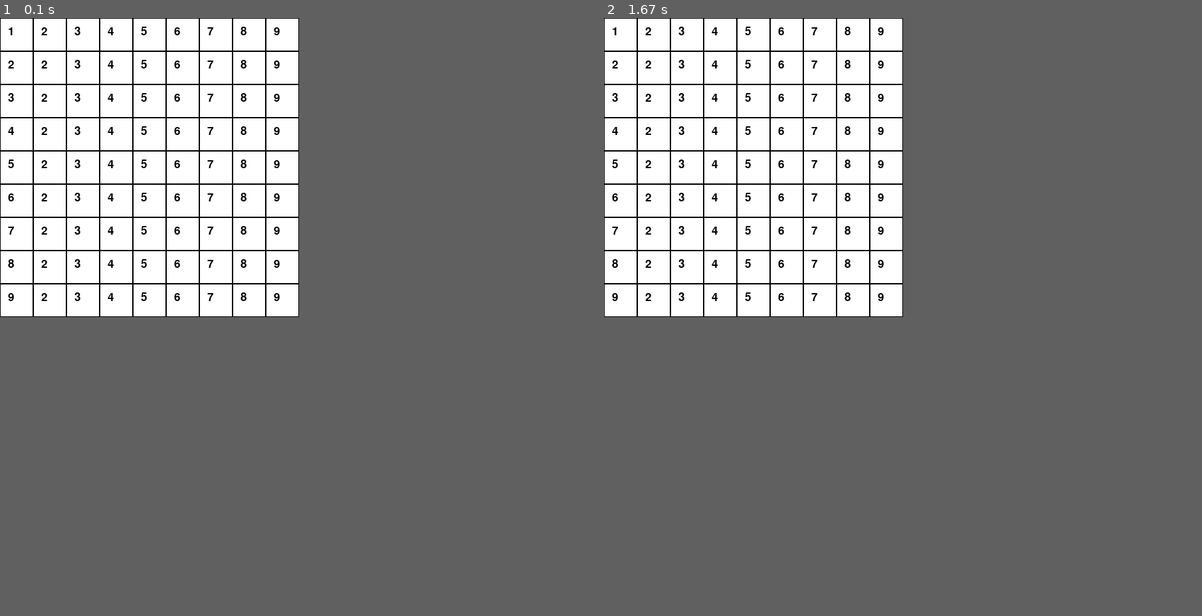
Above: before the commit, frames 1-2 (left to right).
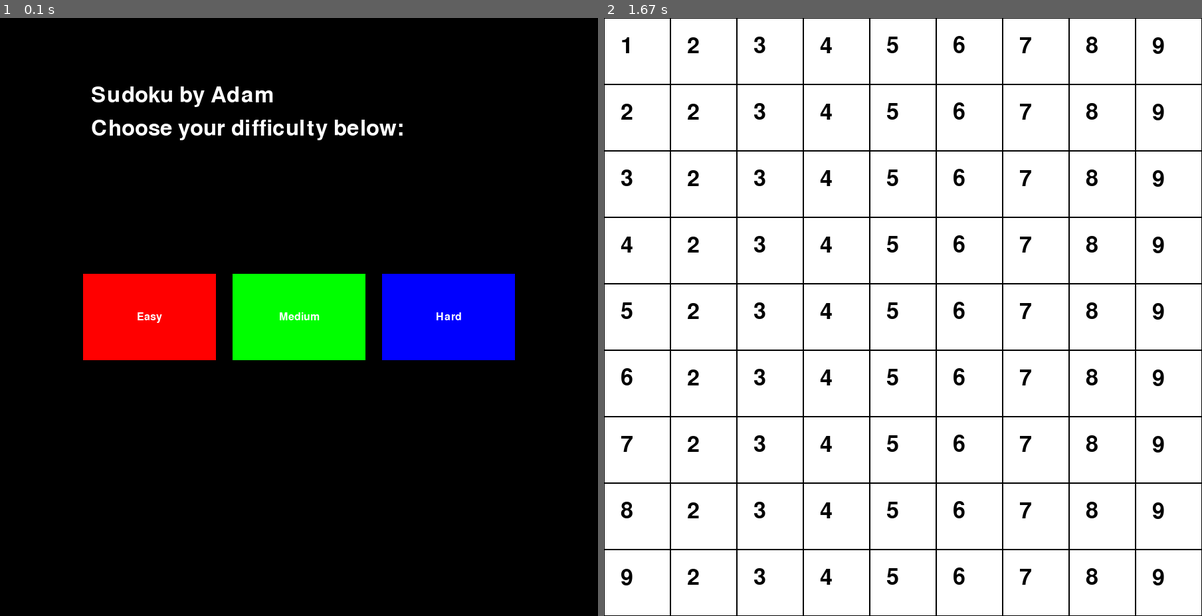
Above: after the commit, the same moments.

Repository: attiaa1/sudoku
Game: pygame game, started from sudoku.py
The game is run twice, just before and just after one commit, with the same random seed, the same clock (stepped at 60 frames per second) and the same inputs.
Inputs (mouse positions are in pixels of both pictures, inside the frame that each line leads up to):
- Up to frame 1 (0.1 s): no input
- Up to frame 2 (1.67 s): click (1094, 299) at 0.38 s
The window is 450x450 before the commit and 900x900 after it. Grey fills any space a smaller window leaves; there, only what the larger window draws over its background counts as a difference.

The runs differ from the first frame. In frame 1, 30% of the frame differs, in the area x 0-87%, y 0-58%; in frame 2, 7.1%.

Commit message:
added menu()

Diff:
--- /dev/null
+++ b/init_pygame.py
@@ -0,0 +1,12 @@
+import pygame
+
+pygame.init()
+pygame.font.init()
+
+# display settings
+window = pygame.display.set_mode((window_size,window_size))
+window.fill((0, 0, 0))
+pygame.display.set_caption("Sudoku")
+icon = pygame.image.load("imgs/rubiks_cube.png")
+pygame.display.set_icon(icon)
+pygame.display.flip()
--- a/sudoku.py
+++ b/sudoku.py
@@ -1,21 +1,10 @@
 import pygame
+import sys
 
 # constants
-window_size = 450
+window_size = 900
 grid_size = 9
 cell_size = window_size // grid_size
-
-
-pygame.init()
-pygame.font.init()
-
-# display settings
-window = pygame.display.set_mode((window_size,window_size))
-pygame.display.set_caption("Sudoku")
-icon = pygame.image.load("imgs/rubiks_cube.png")
-pygame.display.set_icon(icon)
-
-init_grid = False
 
 def main() -> None:
 
@@ -27,15 +16,70 @@
         for event in pygame.event.get():  # Get events from the queue
             if event.type == pygame.QUIT:
                 running = False
+                sys.exit("Shutting down...")
 
         init_grid()
-
-
 
         # Update the display
         #pygame.display.update()
 
     pygame.quit()
+
+def menu() -> str:
+    BUTTON_WIDTH, BUTTON_HEIGHT = 200, 130
+    WIDTH = HEIGHT = window_size
+
+    # buttons for each difficulty
+    button1 = pygame.Rect(WIDTH // 4 - BUTTON_WIDTH // 2, HEIGHT // 2 - BUTTON_HEIGHT // 2, BUTTON_WIDTH, BUTTON_HEIGHT)
+    button2 = pygame.Rect(WIDTH // 2 - BUTTON_WIDTH // 2, HEIGHT // 2 - BUTTON_HEIGHT // 2, BUTTON_WIDTH, BUTTON_HEIGHT)
+    button3 = pygame.Rect(3 * WIDTH // 4 - BUTTON_WIDTH // 2, HEIGHT // 2 - BUTTON_HEIGHT // 2, BUTTON_WIDTH, BUTTON_HEIGHT)
+
+    window.fill((0, 0, 0))
+    pygame.draw.rect(window, (255, 0, 0), button1)
+    pygame.draw.rect(window, (0, 255, 0), button2)
+    pygame.draw.rect(window, (0, 0, 255), button3)
+
+    font = pygame.font.Font(None,24)
+    # Draw the text on the buttons
+    text1 = font.render('Easy', True, (255,255,255))
+    text2 = font.render('Medium', True, (255,255,255))
+    text3 = font.render('Hard', True, (255,255,255))
+
+    font = pygame.font.Font(None,48)
+    text_title = font.render('Sudoku by Adam', True, (255,255,255))
+    text_msg = font.render('Choose your difficulty below:', True, (255,255,255))
+
+    window.blit(text_title, ((text_title.get_width() // 2), window_size // 9))
+    window.blit(text_msg, ((text_title.get_width() // 2), window_size // 6))
+
+    window.blit(text1, (button1.x + button1.width // 2 - text1.get_width() // 2, button1.y + button1.height // 2 - text1.get_height() // 2))
+    window.blit(text2, (button2.x + button2.width // 2 - text2.get_width() // 2, button2.y + button2.height // 2 - text2.get_height() // 2))
+    window.blit(text3, (button3.x + button3.width // 2 - text3.get_width() // 2, button3.y + button3.height // 2 - text3.get_height() // 2))
+
+    pygame.display.update()
+
+    difficulty = None
+    while difficulty is None:
+        # checking events
+        for event in pygame.event.get():
+            if event.type == pygame.MOUSEBUTTONDOWN:
+                if button1.collidepoint(event.pos):
+                    difficulty = "easy"
+                    break
+                if button2.collidepoint(event.pos):
+                    difficulty = "medium"
+                    break
+                if button3.collidepoint(event.pos):
+                    difficulty = "hard"
+                    break
+
+            if event.type == pygame.QUIT:
+                sys.exit("Shutting Down")
+
+    pygame.display.update()
+
+    print(f"Chosen difficulty is: {difficulty}")
+    return difficulty
 
 def generate_grid():
     grid = [
@@ -68,7 +112,25 @@
 
     pygame.display.update()
 
+def user_input(default_grid) -> None:
 
+    for event in pygame.event.get():
+        if event.type == pygame.MOUSEBUTTONDOWN:
+            mouse_x, mouse_y = pygame.mouse.get_pos()
+            selected_row = mouse_y // cell_size
+            selected_col = mouse_x // cell_size
+
+
+    for event in pygame.event.get():
+        if event.type == pygame.KEYDOWN:
+            try:
+                num = int(event.unicode)
+                if not 1 <= num <= 9:
+                    raise ValueError("Please enter a number between 1 and 9")
+                default_grid[selected_row][selected_col] = num
+
+            except Exception as e:
+                print(repr(e))
 
 def draw_cell(row, column, num) -> None:
     font = pygame.font.Font(None,int(cell_size/2))
@@ -97,6 +159,7 @@
 
     return True
 
+
 def init_grid() -> None:
     window.fill((255,255,255))
     # Draw the grid
@@ -108,7 +171,18 @@
     new_grid = generate_grid()
     draw_board(new_grid)
 
+if __name__ == "__main__":
 
+    pygame.init()
+    pygame.font.init()
 
-if __name__ == "__main__":
+    # display settings
+    window = pygame.display.set_mode((window_size,window_size))
+    window.fill((0, 0, 0))
+    pygame.display.set_caption("Sudoku")
+    icon = pygame.image.load("imgs/rubiks_cube.png")
+    pygame.display.set_icon(icon)
+    pygame.display.flip()
+
+    difficulty = menu()
     main()
